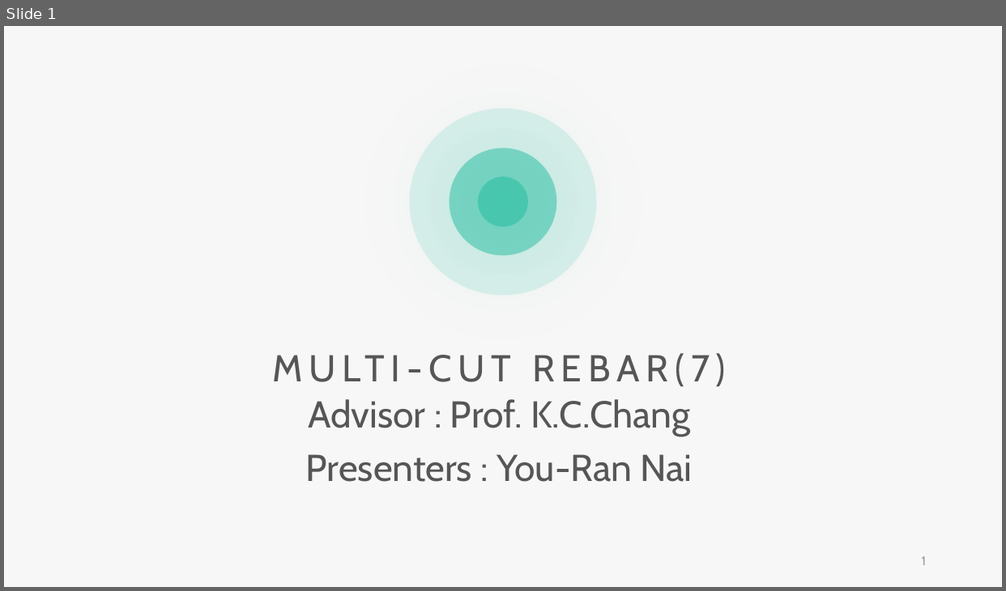
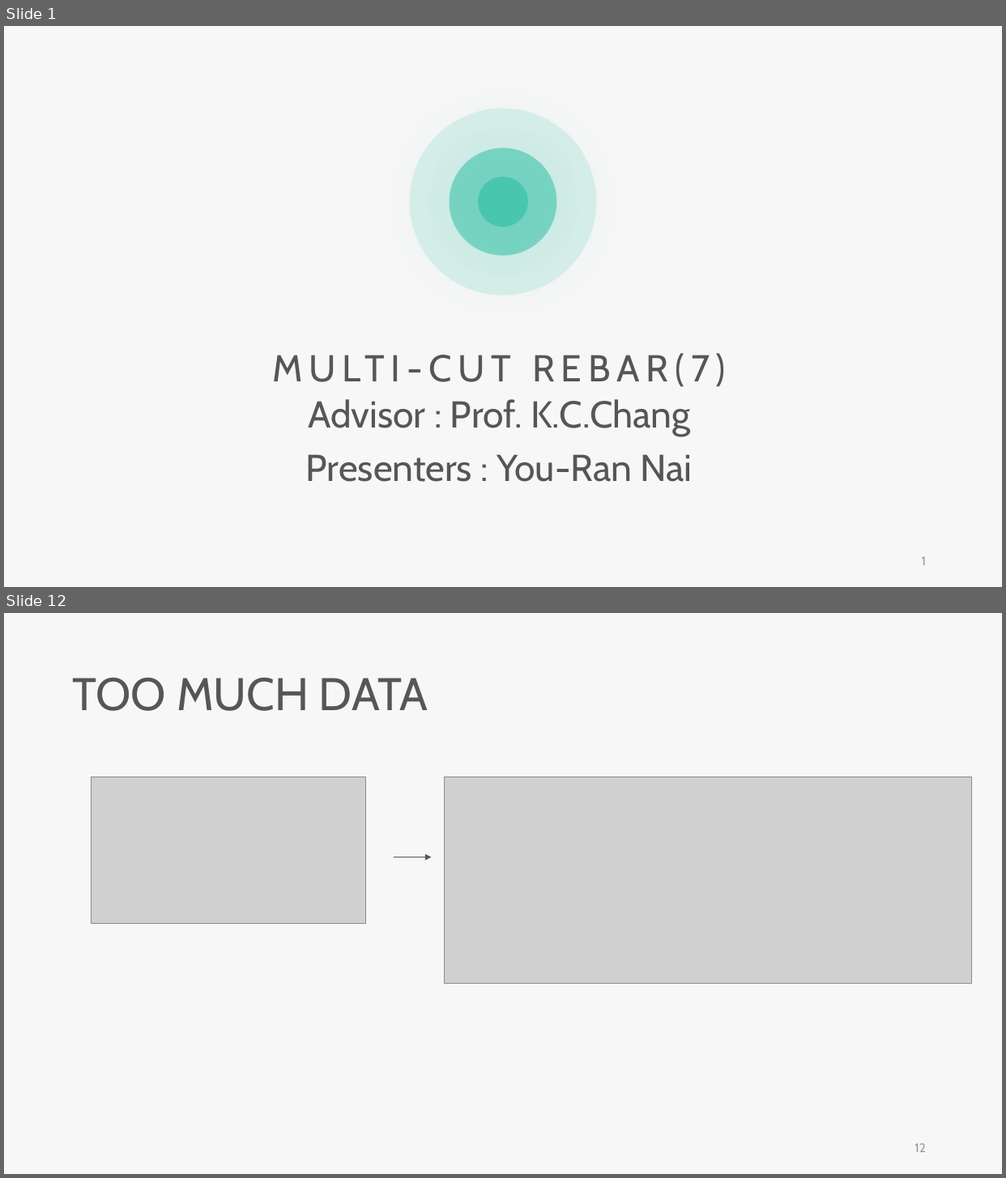
Before and after one commit to skyran1278/VbaProject, a slide deck: 20180126_SmartCut/Meeting/20181206 Meeting/20181206 Meeting.pptx. Shown one above the other, each under a label of ours: slide 1 before the commit, slides 1 and 12 after it; the slides between them are not shown. The pictures are 1006x591 and 1006x1178 pixels, drawn with LibreOffice and Linux fonts; fonts in the diff are those of the drawing; grey boxes stand for pictures. Boxes give left, top, right and bottom in pixels: in the first picture for what was removed or moved away, otherwise in the second. Text is boxed around its words. In the diff, an @@ line names an element or a change of style, - is before the commit and + after.

```diff
--- a/20180126_SmartCut/Meeting/20181206 Meeting/20181206 Meeting.pptx
+++ b/20180126_SmartCut/Meeting/20181206 Meeting/20181206 Meeting.pptx
@@ slide 12 added at [4, 613, 1002, 1174], background #F7F7F7 @@
@@ text added at [73, 677, 428, 711], 44 pt, text #565656 @@
+TOO MUCH DATA
@@ picture added at [91, 777, 366, 924] @@
@@ picture added at [444, 777, 971, 983] @@
@@ arrow added from (394, 857) to (432, 857), #565656 0.5 pt @@
@@ page number added at [914, 1144, 926, 1152], 12 pt, text #9A9A9A @@
+12
```
Also in this commit, not shown: 5 slides changed, 14 other slides added, 16 slides removed, 7 other files.
